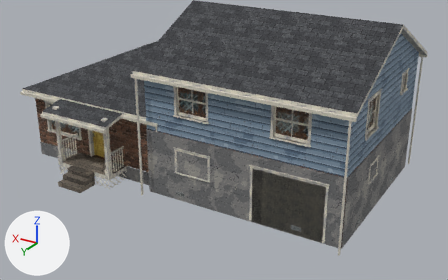
Renders of the glTF model THE_VEIL_ASSETS_V2/03_Residential/House_Variants/RES_House_SplitLevel_Mirror.glb from each side of a commit.
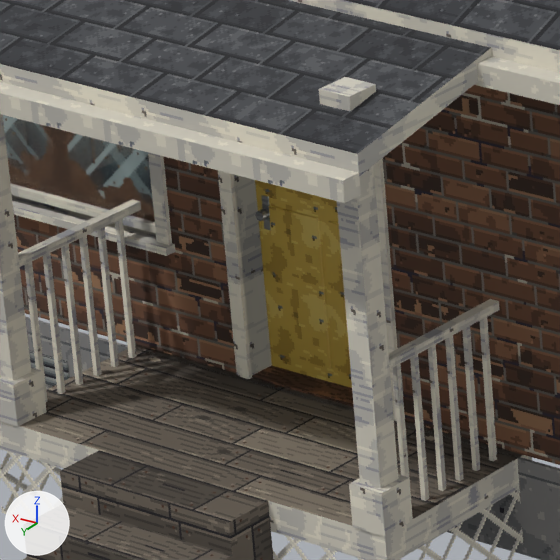
Each version appears first whole from a camera (50 mm lens) standing at (-13.0, 15.16, 11.86) and looking at (-0.4, -5.84, 1.36), and next in a close-up on the part from 13% to 29% of the width and 38% to 64% of the height. Arrows for +X, +Y and +Z are at lower left; the lights stay in place. The older version's two pictures come first. Objects named as collision shapes, trigger or cutter boxes, shadow casters or lower levels of detail are left out. Where no turn or scale is listed for an object, it has been applied to the vertices. Vertices at exactly the same position are counted once.

In view in the first close-up: 'INT_Door_Front', 'RES_House_SplitLevel_Mirror_Exterior', 'RES_House_SplitLevel_Mirror_Interior'.
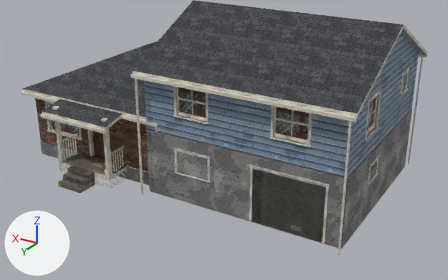
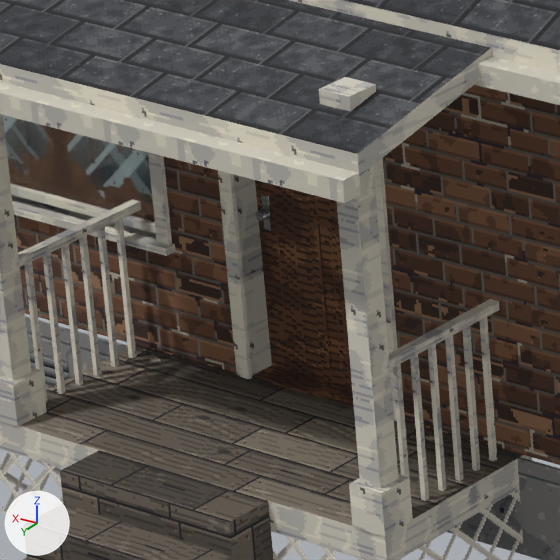
Changed parts and their boxes [x1, y1, x2, y2] in the close-ups (560 x 560 px):
part 1 of me_int_door_front, recoloured (darker): [255, 180, 352, 388] in both

Patch to the scene script:
```diff
--- a/THE_VEIL_ASSETS_V2/03_Residential/House_Variants/RES_House_SplitLevel_Mirror.glb.py
+++ b/THE_VEIL_ASSETS_V2/03_Residential/House_Variants/RES_House_SplitLevel_Mirror.glb.py
@@ me_int_door_front @@
 me_int_door_front.from_pydata(...)  # 96 vertices, 140 faces; spans x 0.0..0.98, y -0.08..0.08, z 0.01..2.12
 # used by ob_int_door_front; location = (3.51, -3.07, 0.61)
+# me_int_door_front part 1: all 72 faces that had it switch from mat_m_town_paintyellow to mat_m_furn_wooddark (picture img_t_furn_wooddark_png)
 me_int_door_front.materials.append(mat_m_arch_windowglassdirty)
```
